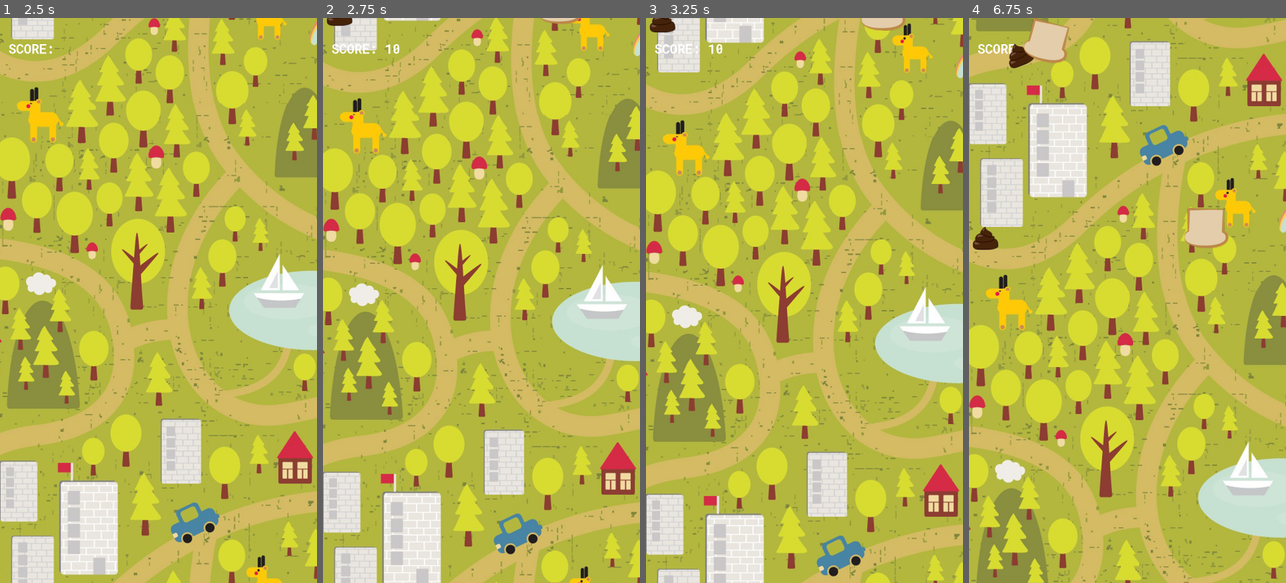
Above: before the commit, frames 1-4 (left to right).
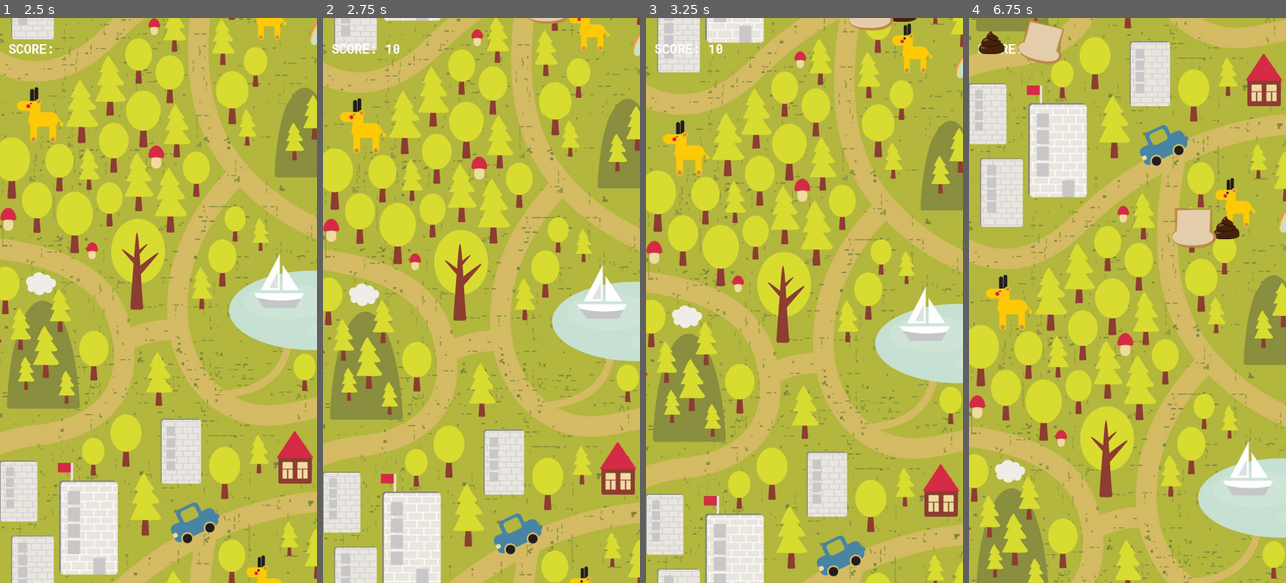
Above: after the commit, the same moments.

Repository: TeamQuest/poogeon
Game: Godot game, scene res://main/main_scene.tscn
The game is run twice, just before and just after one commit, with the same random seed, the same clock (stepped at 60 frames per second) and the same inputs.
Inputs:
- Up to frame 1 (2.5 s): tap Enter (ui_accept) at 0.5, 0.77, 1.52 s; hold Right (ui_right) 0.53-1.28 s; hold Down (ui_down) 1.28-2.03 s; hold Right (ui_right) from 2.03 s (still down)
- Up to frame 2 (2.75 s): keep holding Right (ui_right)
- Up to frame 3 (3.25 s): release Right (ui_right) at 2.78 s; hold Up (ui_up) from 2.78 s (still down); tap Enter (ui_accept) at 3.02 s
- Up to frame 4 (6.75 s): release Up (ui_up) at 3.53 s; hold Left (ui_left) 3.53-5.03 s; tap Enter (ui_accept) at 3.77, 4.52, 6.02 s; hold Down (ui_down) 5.03-5.78 s; hold Right (ui_right) 5.78-6.53 s; hold Up (ui_up) from 6.53 s (still down)

Frame 1 is identical in both runs. In frame 2, 0.2% of the frame differs, in the area x 1-82%, y 0-2%; in frame 3, 0.4%; in frame 4, 1.8%, in the area x 1-86%, y 0-42%.

Commit message:
Fix poop respawn possition

Diff:
--- a/main/poop_scene.tscn
+++ b/main/poop_scene.tscn
@@ -3,19 +3,16 @@
 [ext_resource path="res://main/poop.gd" type="Script" id=1]
 [ext_resource path="res://source/sprites/poop/poop_2.png" type="Texture" id=2]
 
-[sub_resource type="RectangleShape2D" id=1]
-extents = Vector2( 54.9142, 2.26879 )
+[sub_resource type="CircleShape2D" id=1]
+radius = 44.4415
 
-[node name="Poop" type="Node2D"]
-scale = Vector2( 0.265727, 0.265727 )
+[node name="poop" type="Node2D"]
 
 [node name="RigidBody2D" type="RigidBody2D" parent="."]
-scale = Vector2( 0.179272, 0.179272 )
 script = ExtResource( 1 )
 
-[node name="poop_srite" type="Sprite" parent="RigidBody2D"]
+[node name="poop_sprite" type="Sprite" parent="RigidBody2D"]
 texture = ExtResource( 2 )
 
 [node name="CollisionShape2D" type="CollisionShape2D" parent="RigidBody2D"]
-scale = Vector2( -0.743783, -14.801 )
 shape = SubResource( 1 )
